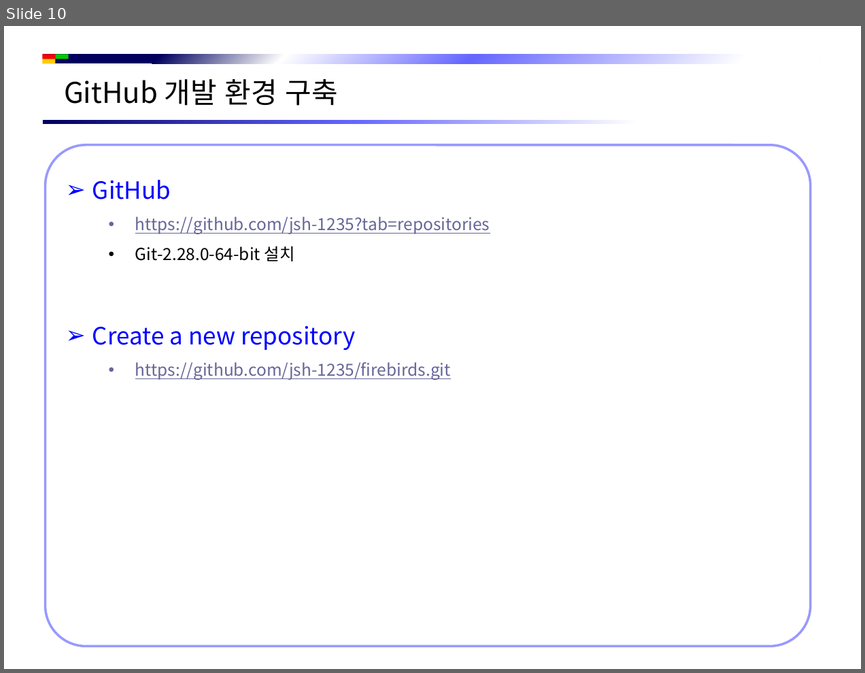
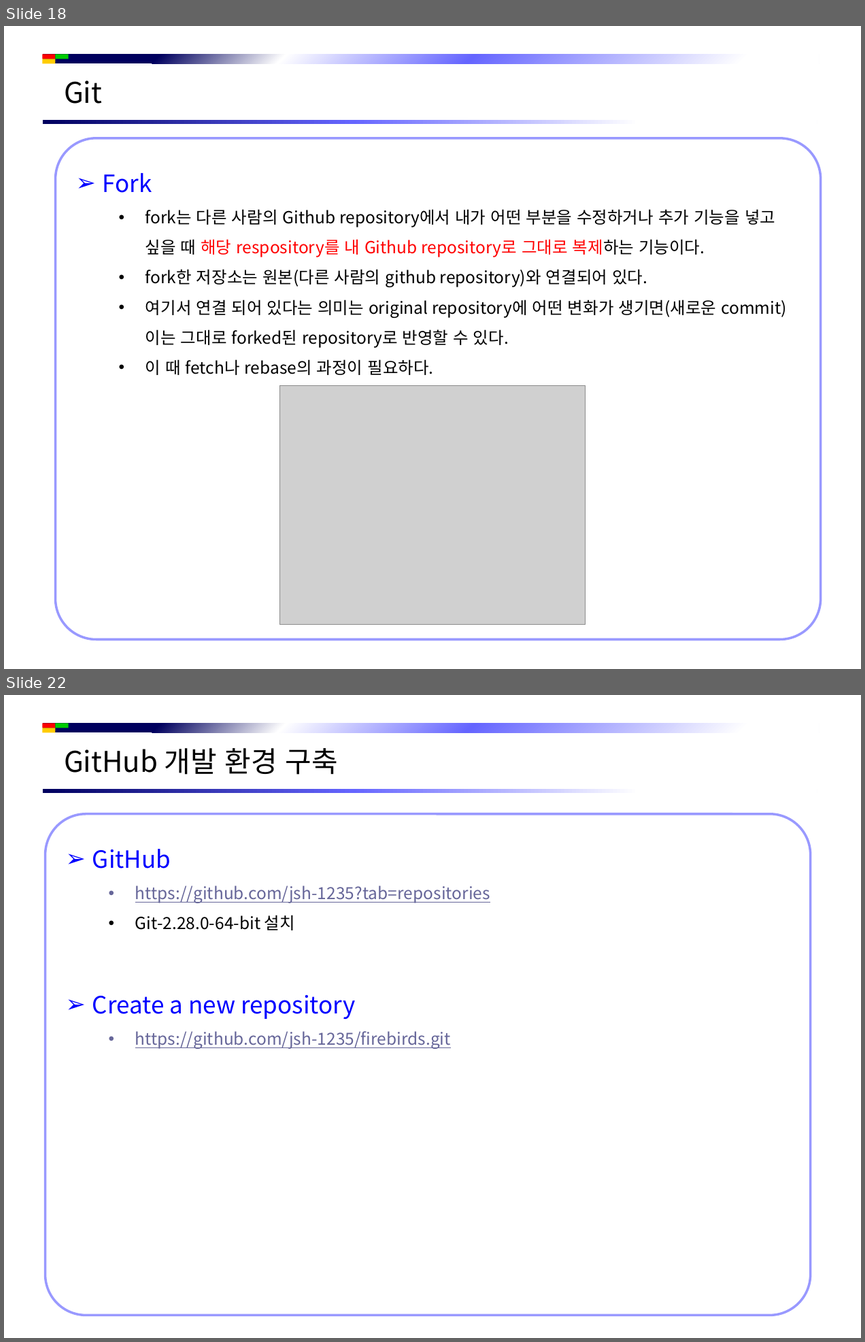
Before and after one commit to jsh-1235/Document, a slide deck: Git/Git 시작하기.pptx. Shown one above the other, each under a label of ours: slide 10 before the commit, slides 18 and 22 after it; the slides between them are not shown. The pictures are 865x673 and 865x1342 pixels, drawn with LibreOffice and Linux fonts; fonts in the diff are those of the drawing; grey boxes stand for pictures; background and template pictures are left out. Boxes give left, top, right and bottom in pixels: in the first picture for what was removed or moved away, otherwise in the second. Text is boxed around its words. In the diff, an @@ line names an element or a change of style, - is before the commit and + after.

```diff
--- a/Git/Git 시작하기.pptx
+++ b/Git/Git 시작하기.pptx
@@ slide 18 added at bbox=[4, 26, 861, 669], background #FFFFFF; not listed: 5 template elements that a slide beside it also shows @@
@@ text added at bbox=[64, 80, 102, 104], 24 pt, text #000000 @@
+Git
@@ rounded rectangle added at bbox=[56, 138, 821, 639], fill #FFFFFF, outline #9999FF 2 pt, 14 pt, text #000000 @@
+➢ Fork
+  • fork는 다른 사람의 Github repository에서 내가 어떤 부분을 수정하거나 추가 기능을 넣고 싶을 때 해당 respository를 내 Github repository로 그대로 복제하는 기능이다.
+  • fork한 저장소는 원본(다른 사람의 github repository)와 연결되어 있다.
+  • 여기서 연결 되어 있다는 의미는 original repository에 어떤 변화가 생기면(새로운 commit) 이는 그대로 forked된 repository로 반영할 수 있다.
+  • 이 때 fetch나 rebase의 과정이 필요하다.
@@ picture added at bbox=[280, 386, 586, 624] @@
@@ what was slide 10 is now slide 22 @@
```
Also in this commit, not shown: 8 slides changed, 11 other slides added, 1 slide removed.
